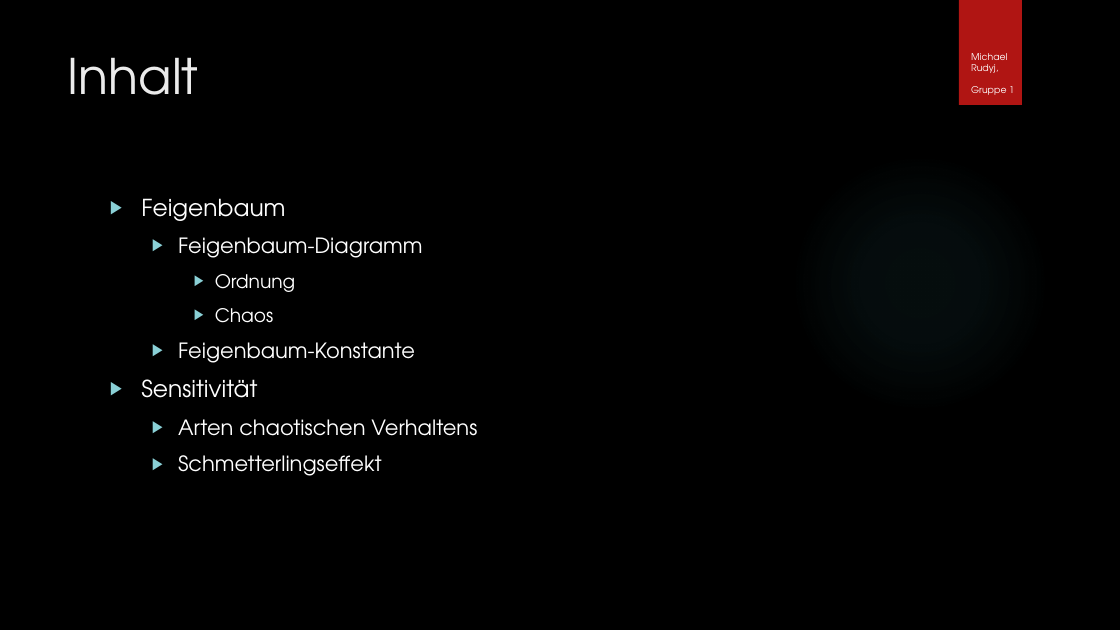
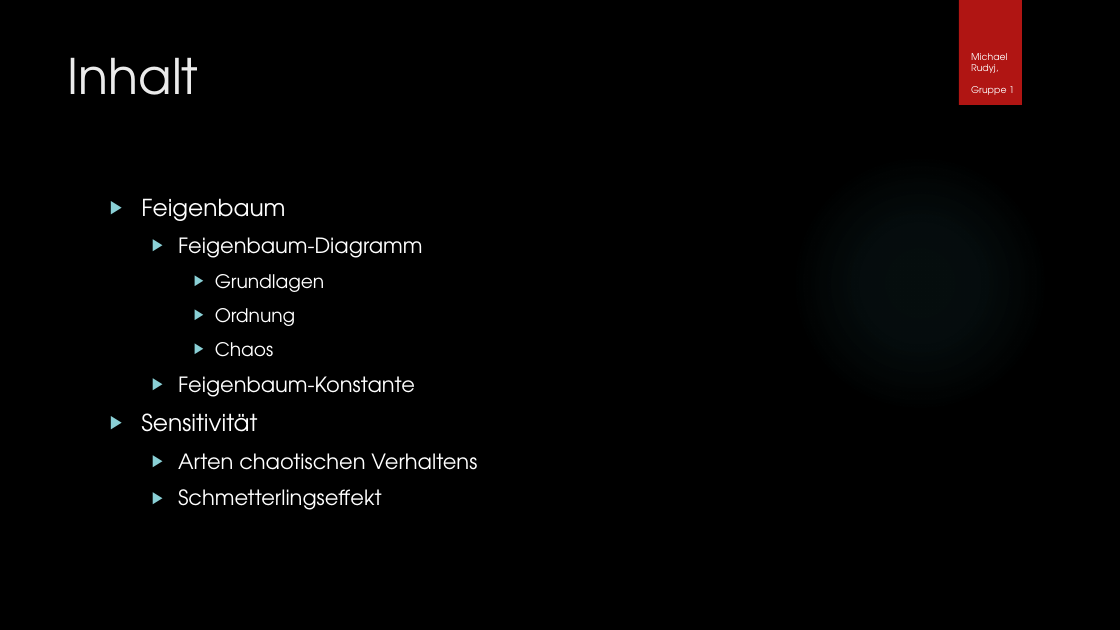
Before and after one commit to Der-Cedric/Sage_6, a slide deck: slide 2 of Feigenbaum&Sensitivität.pptx. Drawn at 1120x630 pixels with LibreOffice and Linux fonts; fonts in the diff are those of the drawing; background and template pictures are left out. Boxes give left, top, right and bottom in pixels: in the first picture for what was removed or moved away, otherwise in the second. Text is boxed around its words. In the diff, an @@ line names an element or a change of style, - is before the commit and + after.

```diff
--- a/Feigenbaum&Sensitivität.pptx
+++ b/Feigenbaum&Sensitivität.pptx
@@ text at (x1=215, y1=274, x2=325, y2=292): paragraph added @@
+    ▶ Grundlagen
```
Also in this commit, not shown: 1 other slide changed, 1 other file.
